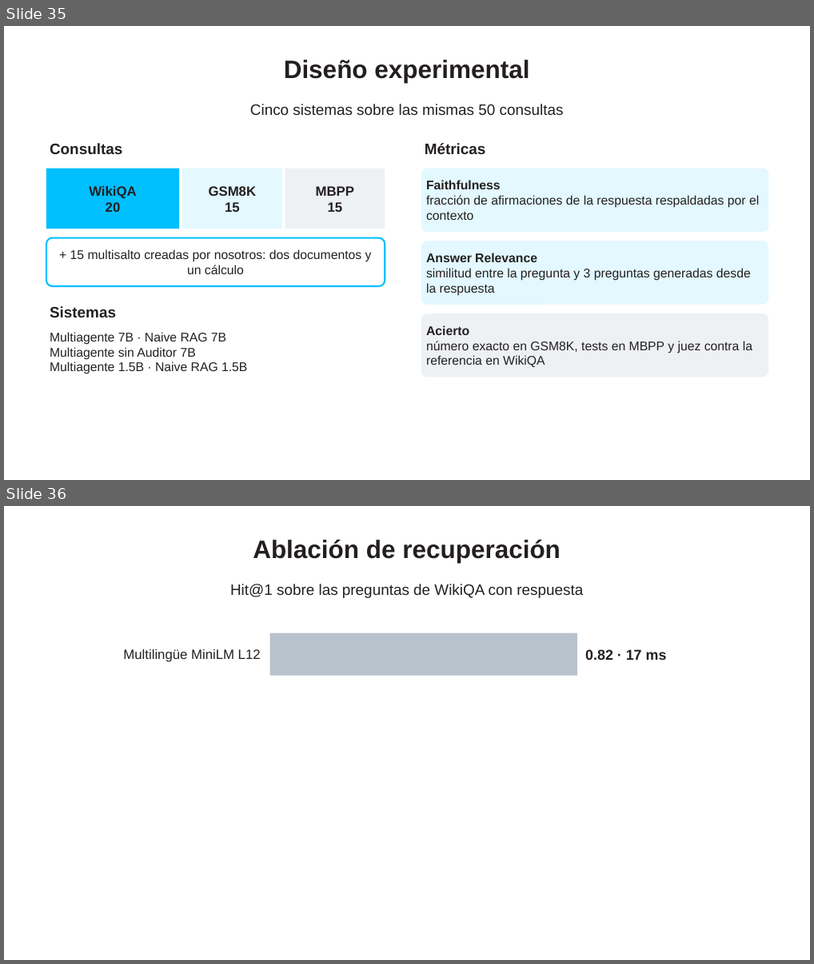
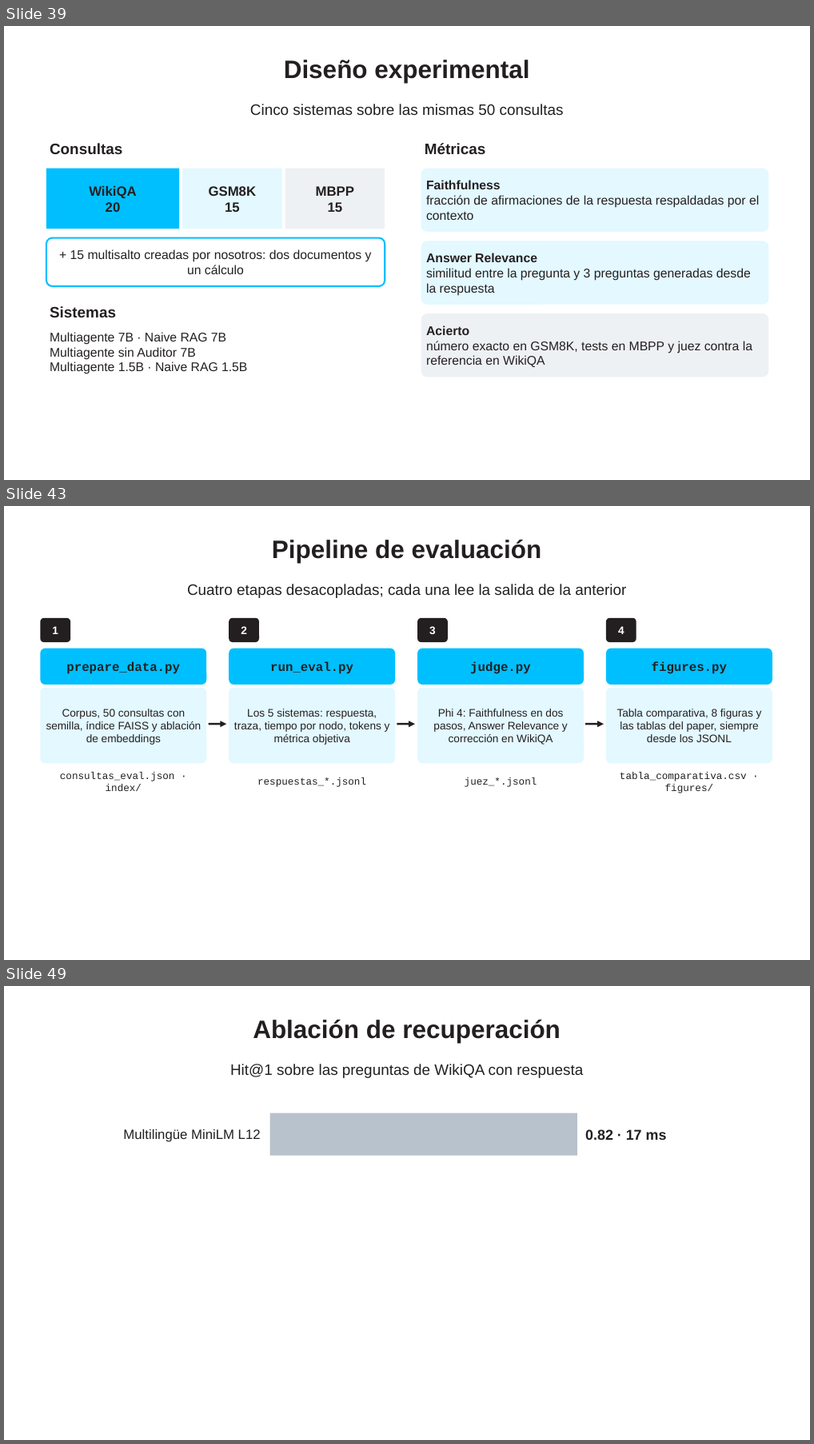
Before and after one commit to ricardoamiel/auditor-react, a slide deck: presentacion/Presentacion_Auditor_ReAct.pptx. Shown one above the other, each under a label of ours: slides 35 and 36 before the commit, slides 39, 43 and 49 after it; the slides between them are not shown. The pictures are 814x964 and 814x1444 pixels, drawn with LibreOffice and Linux fonts; fonts in the diff are those of the drawing; background and template pictures are left out. Boxes give left, top, right and bottom in pixels: in the first picture for what was removed or moved away, otherwise in the second. Text is boxed around its words. In the diff, an @@ line names an element or a change of style, - is before the commit and + after.

Commit message:
Presentación con procesamiento de datos, pipeline y análisis de resultados; versión corta de 16 escenas

```diff
--- a/presentacion/Presentacion_Auditor_ReAct.pptx
+++ b/presentacion/Presentacion_Auditor_ReAct.pptx
@@ slide 43 added at box(4, 506, 810, 960), background picture (left out) @@
@@ text added at box(272, 540, 542, 563), 30 pt, text #231F20, bold @@
+Pipeline de evaluación
@@ text added at box(187, 584, 626, 598), 18 pt, text #231F20 @@
+Cuatro etapas desacopladas; cada una lee la salida de la anterior
@@ rounded rectangle added at box(40, 618, 70, 642), fill #231F20, 13 pt, text #FFFFFF, bold @@
+1
@@ rounded rectangle added at box(229, 618, 259, 642), fill #231F20, 13 pt, text #FFFFFF, bold @@
+2
@@ rounded rectangle added at box(418, 618, 448, 642), fill #231F20, 13 pt, text #FFFFFF, bold @@
+3
@@ rounded rectangle added at box(606, 618, 637, 642), fill #231F20, 13 pt, text #FFFFFF, bold @@
+4
@@ rounded rectangle added at box(40, 648, 206, 684), fill #00BFFF, 15 pt, text #231F20, bold @@
+prepare_data.py
@@ rounded rectangle added at box(229, 648, 395, 684), fill #00BFFF, 15 pt, text #231F20, bold @@
+run_eval.py
@@ rounded rectangle added at box(418, 648, 584, 684), fill #00BFFF, 15 pt, text #231F20, bold @@
+judge.py
@@ rounded rectangle added at box(606, 648, 773, 684), fill #00BFFF, 15 pt, text #231F20, bold @@
+figures.py
@@ rounded rectangle added at box(40, 688, 206, 763), fill #E3F8FF, 13 pt, text #231F20 @@
+Corpus, 50 consultas con semilla, índice FAISS y ablación de embeddings
@@ rounded rectangle added at box(229, 688, 395, 763), fill #E3F8FF, 13 pt, text #231F20 @@
+Los 5 sistemas: respuesta, traza, tiempo por nodo, tokens y métrica objetiva
@@ rounded rectangle added at box(418, 688, 584, 763), fill #E3F8FF, 13 pt, text #231F20 @@
+Phi 4: Faithfulness en dos pasos, Answer Relevance y corrección en WikiQA
@@ rounded rectangle added at box(606, 688, 773, 763), fill #E3F8FF, 13 pt, text #231F20 @@
+Tabla comparativa, 8 figuras y las tablas del paper, siempre desde los JSONL
@@ arrow added from (209, 724) to (226, 724), #231F20 2.5 pt @@
@@ arrow added from (398, 724) to (415, 724), #231F20 2.5 pt @@
@@ arrow added from (586, 724) to (604, 724), #231F20 2.5 pt @@
@@ text added at box(60, 772, 175, 791), 12 pt, text #231F20 @@
+consultas_eval.json · index/
@@ text added at box(258, 778, 366, 787), 12 pt, text #231F20 @@
+respuestas_*.jsonl
@@ text added at box(465, 778, 538, 787), 12 pt, text #231F20 @@
+juez_*.jsonl
@@ text added at box(620, 772, 747, 793), 12 pt, text #231F20 @@
+tabla_comparativa.csv · figures/
@@ what was slide 35 is now slide 39 @@
@@ what was slide 36 is now slide 49 @@
```
Also in this commit, not shown: 17 slides changed, 24 other slides added, 8 other files.
